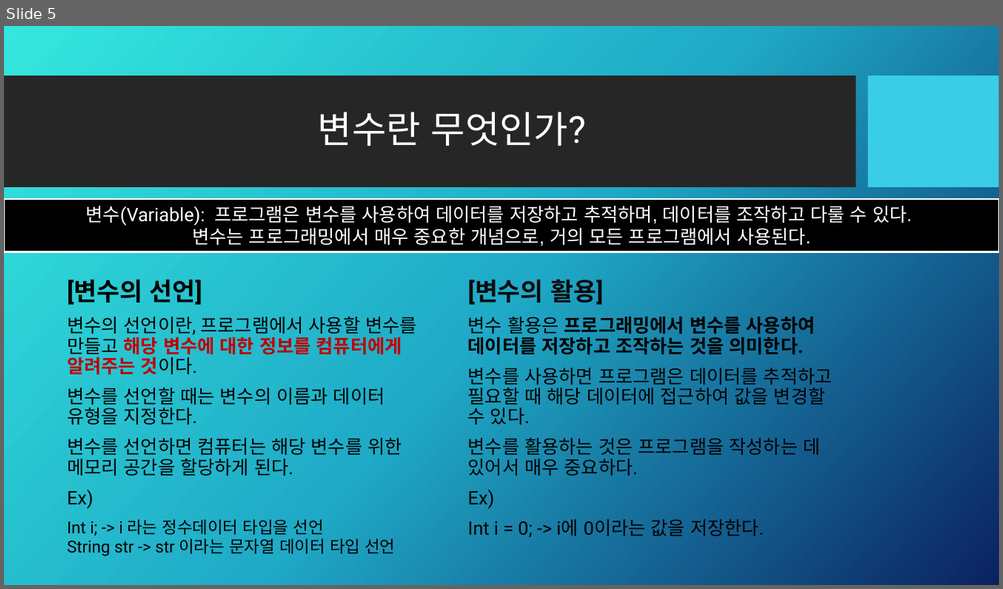
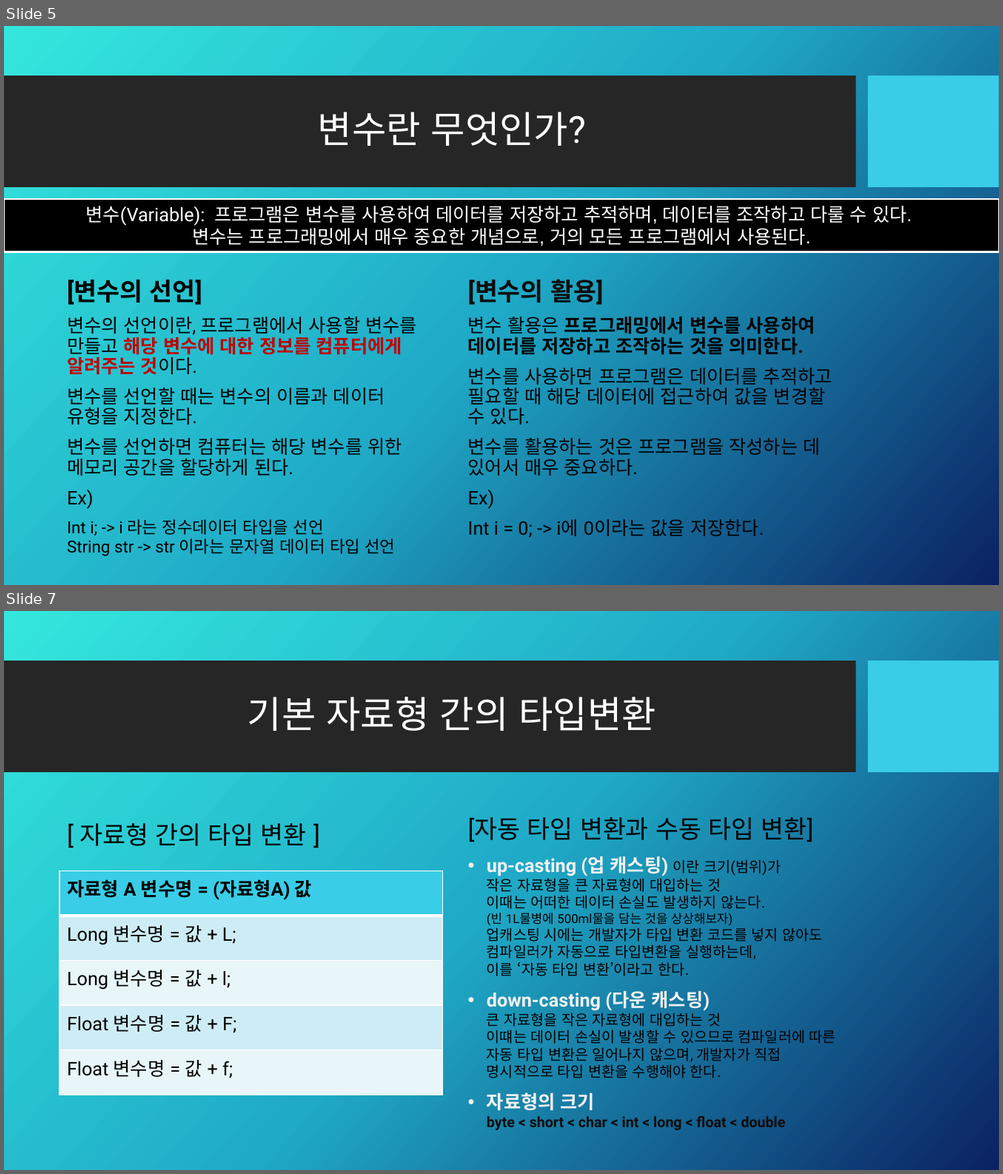
Before and after one commit to Kalex007s/java, a slide deck: study001/교육자료/Java.pptx. Shown one above the other, each under a label of ours: slide 5 before the commit, slides 5 and 7 after it; the slides between them are not shown. The pictures are 1003x589 and 1003x1174 pixels, drawn with LibreOffice and Linux fonts; fonts in the diff are those of the drawing; background and template pictures are left out. Boxes give left, top, right and bottom in pixels: in the first picture for what was removed or moved away, otherwise in the second. Text is boxed around its words. In the diff, an @@ line names an element or a change of style, - is before the commit and + after.

```diff
--- a/study001/교육자료/Java.pptx
+++ b/study001/교육자료/Java.pptx
@@ slide 7 added at [4,611,999,1170], background picture (left out); not listed: 2 template elements that a slide beside it also shows @@
@@ title added at [247,697,656,731], 36 pt, text #FFFFFF @@
+기본 자료형 간의 타입변환
@@ text added at [79,823,307,846], 24 pt, text #000000 @@
+[ 자료형 간의 타입 변환 ]
@@ text added at [468,817,836,1130], 14 pt, text #000000 @@
+[자동 타입 변환과 수동 타입 변환]
+• up-casting (업 캐스팅) 이란 크기(범위)가
+  작은 자료형을 큰 자료형에 대입하는 것
+  이때는 어떠한 데이터 손실도 발생하지 않는다.
+  (빈 1L물병에 500ml물을 담는 것을 상상해보자)
+  업캐스팅 시에는 개발자가 타입 변환 코드를 넣지 않아도 컴파일러가 자동으로 타입변환을 실행하는데,
+  이를 ‘자동 타입 변환’이라고 한다.
+• down-casting (다운 캐스팅)
+  큰 자료형을 작은 자료형에 대입하는 것
+  이떄는 데이터 손실이 발생할 수 있으므로 컴파일러에 따른 자동 타입 변환은 일어나지 않으며, 개발자가 직접
+  명시적으로 타입 변환을 수행해야 한다.
+• 자료형의 크기
+  byte < short < char < int < long < float < double
@@ table added at [60,871,443,1095], 5 rows, 1 columns @@
+자료형 A 변수명 = (자료형A) 값
+Long 변수명 = 값 + L;
+Long 변수명 = 값 + l;
+Float 변수명 = 값 + F;
+Float 변수명 = 값 + f;
```
Also in this commit, not shown: 1 slide changed, 7 other slides added, 8 other files.
